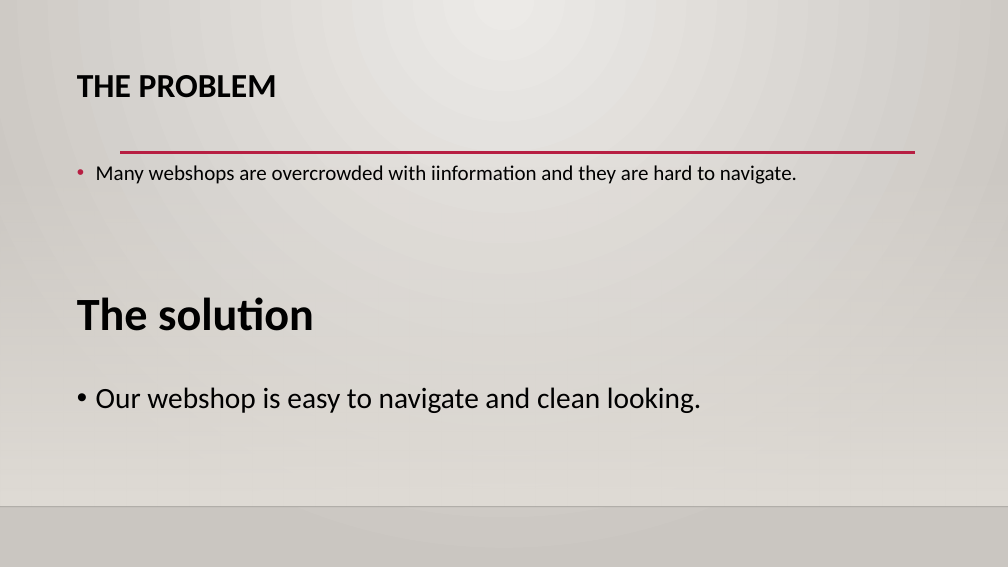
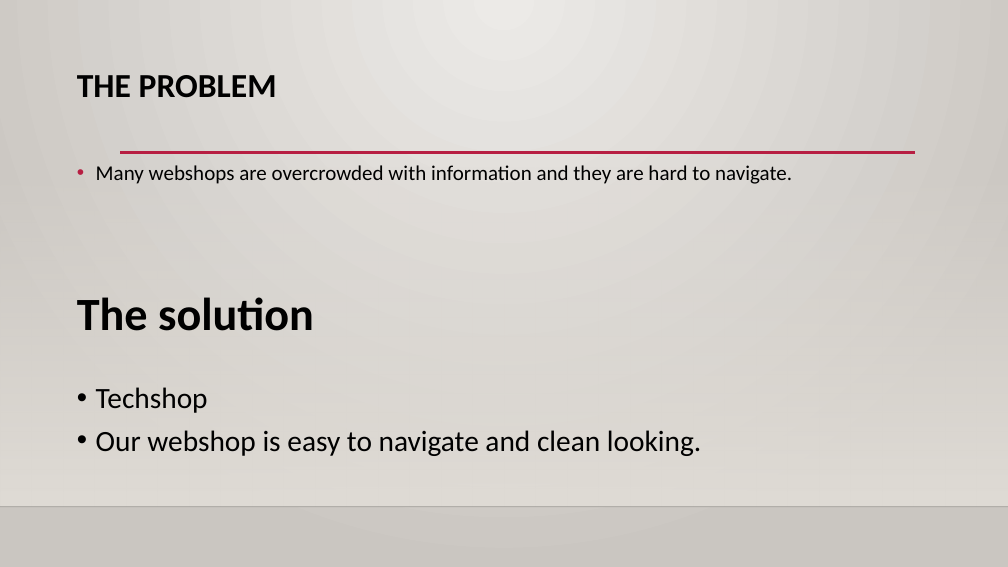
Before and after one commit to MoriczJanos113C/TechShop, a slide deck: slide 2 of project dokumentumok/Projekt bemutató.pptx. Drawn at 1008x567 pixels with LibreOffice and Linux fonts; fonts in the diff are those of the drawing; background and template pictures are left out. Boxes give left, top, right and bottom in pixels: in the first picture for what was removed or moved away, otherwise in the second. Text is boxed around its words. In the diff, an @@ line names an element or a change of style, - is before the commit and + after.

```diff
--- a/project dokumentumok/Projekt bemutató.pptx
+++ b/project dokumentumok/Projekt bemutató.pptx
@@ text at (96, 165, 792, 184): text changed @@
-• Many webshops are overcrowded with iinformation and they are hard to navigate.
+• Many webshops are overcrowded with information and they are hard to navigate.
@@ text at (96, 387, 208, 413): paragraph added @@
+• Techshop
```
Also in this commit, not shown: 7 other slides changed, 2 slides added, 1 slide removed, 22 other files.
